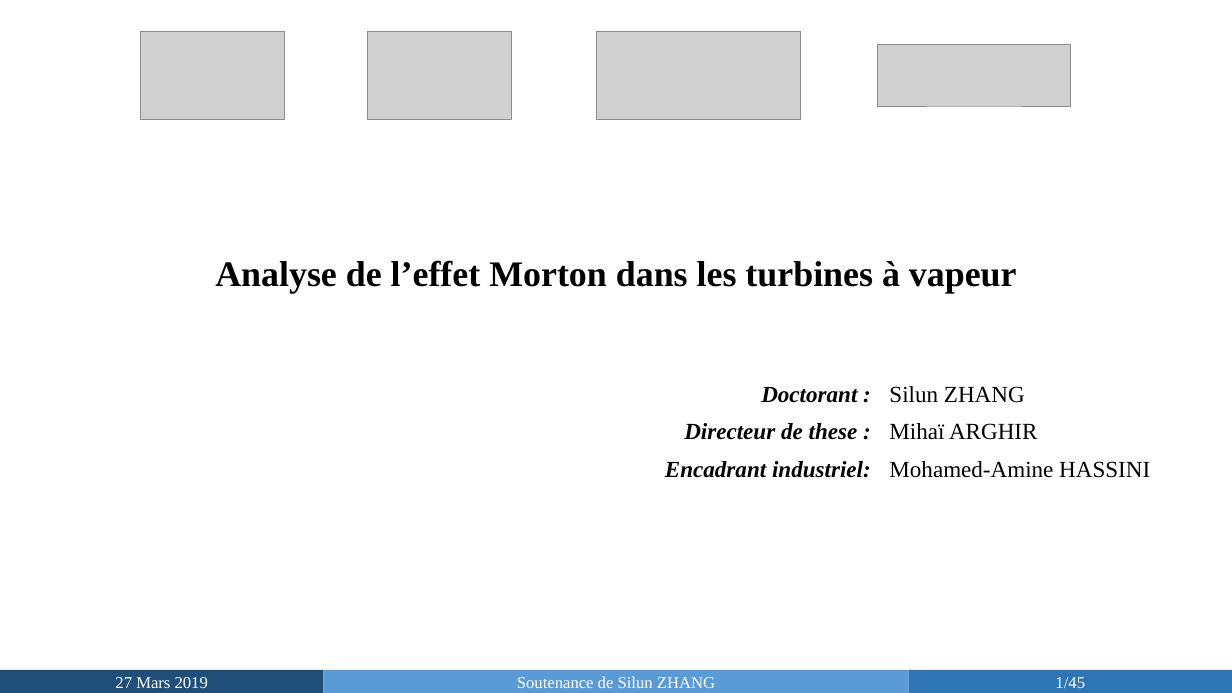
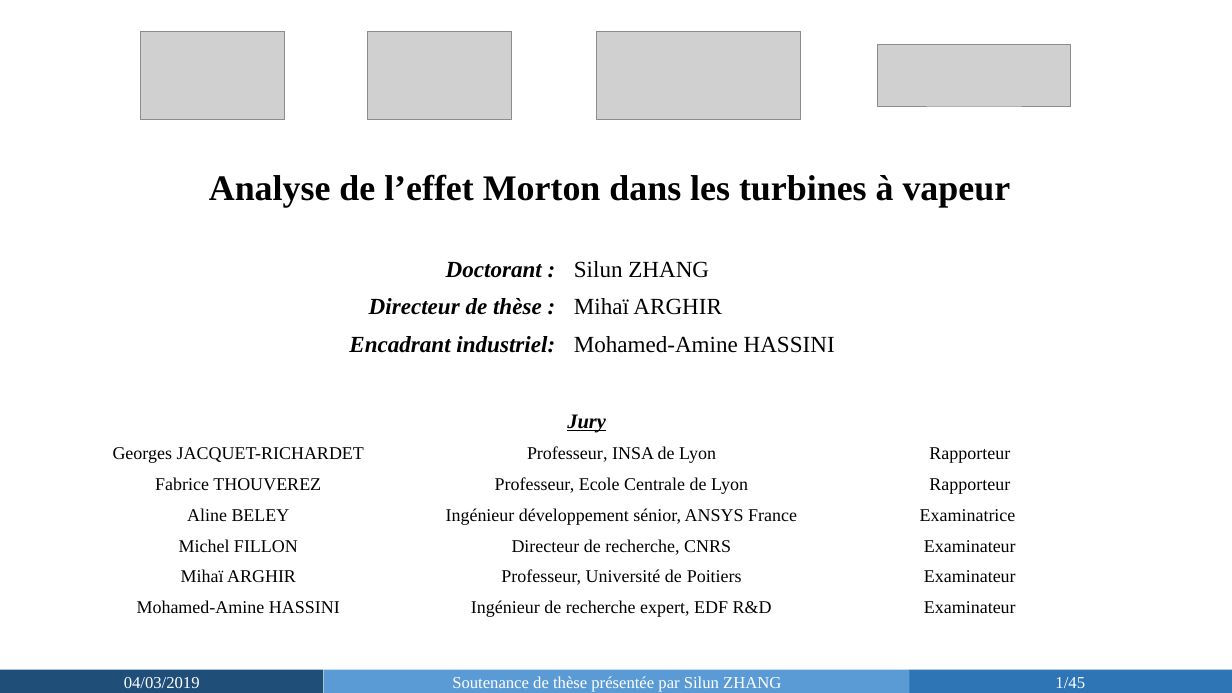
Before and after one commit to SilunZ/SoutenanceThese, a slide deck: slide 1 of Soutenance_Silun ZHANG-slides.pptx. Drawn at 1232x693 pixels with LibreOffice and Linux fonts; fonts in the diff are those of the drawing; grey boxes stand for pictures. Boxes give left, top, right and bottom in pixels: in the first picture for what was removed or moved away, otherwise in the second. Text is boxed around its words. In the diff, an @@ line names an element or a change of style, - is before the commit and + after.

```diff
--- a/Soutenance_Silun ZHANG-slides.pptx
+++ b/Soutenance_Silun ZHANG-slides.pptx
@@ text "Analyse de l’effet Morton dans ...": place and size @@
-text "Analyse de l’effet Morton dans ..." at [215,260,1017,293]
+text "Analyse de l’effet Morton dans ..." at [209,174,1011,207]
@@ table at [309,252,878,365] @@
-row 2, column 1: Directeur de these :
+row 2, column 1: Directeur de thèse :
@@ table: place and size @@
-table at [624,377,1193,490]
+table at [309,252,878,365]
@@ table added at [64,404,1108,623], 7 rows, 3 columns @@
+Jury |  | 
+Georges JACQUET-RICHARDET | Professeur, INSA de Lyon | Rapporteur
+Fabrice THOUVEREZ | Professeur, Ecole Centrale de Lyon | Rapporteur
+Aline BELEY | Ingénieur développement sénior, ANSYS France | Examinatrice
+Michel FILLON | Directeur de recherche, CNRS | Examinateur
+Mihaï ARGHIR | Professeur, Université de Poitiers | Examinateur
+Mohamed-Amine HASSINI | Ingénieur de recherche expert, EDF R&D | Examinateur
@@ text in rectangle at [124,677,200,688]: text changed @@
-27 Mars 2019
+04/03/2019
@@ text in rectangle at [452,676,781,691]: text changed @@
-Soutenance de Silun ZHANG
+Soutenance de thèse présentée par Silun ZHANG
@@ page number at [909,670,1232,693]: rectangle to page number @@
```
Also in this commit, not shown: 13 other slides changed, 6 slides added, 4 other files.
